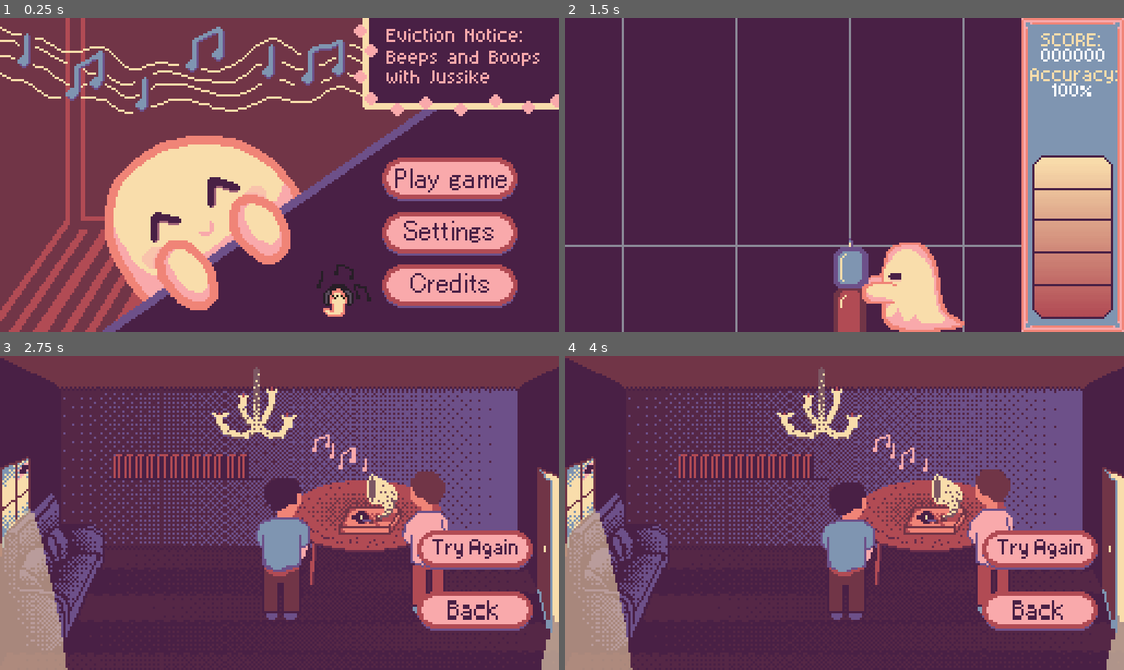
Above: before the commit, frames 1-4 (two rows, left to right).
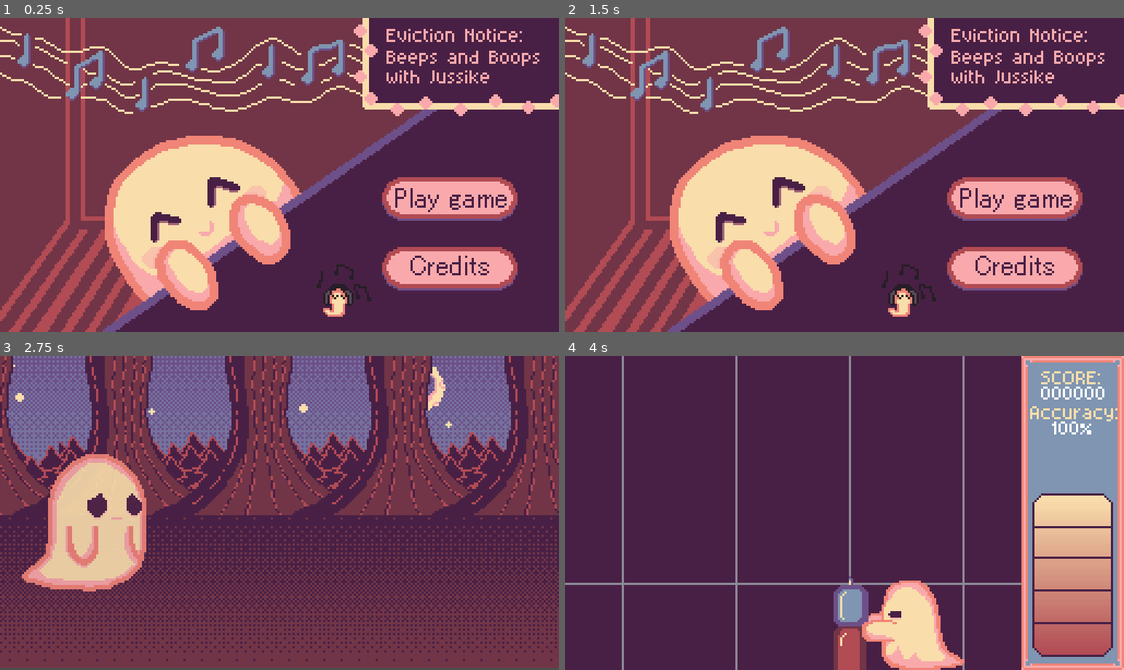
Above: after the commit, the same moments.

Repository: Arturilumae/Shapes
Game: Godot game, scene res://Scenes/MainMenu.tscn
The game is run twice, just before and just after one commit, with the same random seed, the same clock (stepped at 60 frames per second) and the same inputs. Sound files missing from this copy of the repository are replaced by a short silence.
Inputs (mouse positions are in pixels of both pictures, inside the frame that each line leads up to):
- Up to frame 1 (0.25 s): no input
- Up to frame 2 (1.5 s): click (1012, 234) at 0.52 s; click (917, 112) at 1.27 s
- Up to frame 3 (2.75 s): click (475, 550) at 2 s, where only the run before the commit has a clickable "Try Again"
- Up to frame 4 (4 s): click (1040, 550) at 2.75 s, where only the run before the commit has a clickable "Try Again"; click (917, 450) at 3.52 s

The runs differ from the first frame. In frame 1, 8.7% of the frame differs, in the area x 68-93%, y 44-93%; in frame 2, 82%, in the area x 0-100%, y 0-100%; in frame 3, 79%; in frame 4, 59%.

Commit message:
Kill settings

Diff:
--- a/shapes/Scenes/MainMenu.tscn
+++ b/shapes/Scenes/MainMenu.tscn
@@ -1,11 +1,13 @@
 [gd_scene format=3 uid="uid://cr0gkhh1mqisa"]
 
-[ext_resource type="Texture2D" uid="uid://busm5lom88pir" path="res://Art/mainScreene.png" id="1_df05h"]
 [ext_resource type="Texture2D" uid="uid://vgxqbl6fwk23" path="res://Art/buttons.png" id="2_8um5k"]
 [ext_resource type="Script" uid="uid://cdskmsw07xeq5" path="res://Scripts/playButton.gd" id="3_xim88"]
 [ext_resource type="Texture2D" uid="uid://cdb0ly7lqkwbx" path="res://Art/text.png" id="4_koqhg"]
 [ext_resource type="AudioStream" uid="uid://q8o0f0jw3qck" path="res://levels/demo/maintheme.ogg" id="6_8um5k"]
 [ext_resource type="Texture2D" uid="uid://c5h3qysj4lgre" path="res://Art/Headphones.png" id="6_xim88"]
+
+[sub_resource type="CompressedTexture2D" id="CompressedTexture2D_df05h"]
+load_path = "res://.godot/imported/mainScreene.png-db7a352d61b1efb7a693e13bfb9e1a34.ctex"
 
 [sub_resource type="AtlasTexture" id="AtlasTexture_nvly8"]
 atlas = ExtResource("2_8um5k")
@@ -23,10 +25,6 @@
 atlas = ExtResource("4_koqhg")
 region = Rect2(4, 5, 56, 15)
 
-[sub_resource type="AtlasTexture" id="AtlasTexture_57qmd"]
-atlas = ExtResource("4_koqhg")
-region = Rect2(6, 28, 47, 17)
-
 [sub_resource type="AtlasTexture" id="AtlasTexture_yf5fn"]
 atlas = ExtResource("4_koqhg")
 region = Rect2(11, 52, 42, 15)
@@ -37,14 +35,14 @@
 
 [node name="Sprite2D2" type="Sprite2D" parent="Camera2D" unique_id=2083720919]
 texture_filter = 1
-texture = ExtResource("1_df05h")
+texture = SubResource("CompressedTexture2D_df05h")
 
 [node name="Button" type="TextureButton" parent="Camera2D/Sprite2D2" unique_id=1410402240]
 texture_filter = 1
 offset_left = 47.0
-offset_top = -8.0
+offset_top = 1.0
 offset_right = 109.0
-offset_bottom = 12.0
+offset_bottom = 21.0
 texture_normal = SubResource("AtlasTexture_nvly8")
 texture_pressed = SubResource("AtlasTexture_0msvk")
 texture_hover = SubResource("AtlasTexture_nyimn")
@@ -54,27 +52,12 @@
 position = Vector2(32, 10)
 texture = SubResource("AtlasTexture_g4v7s")
 
-[node name="Button2" type="TextureButton" parent="Camera2D/Sprite2D2" unique_id=257983640]
-texture_filter = 1
-offset_left = 47.0
-offset_top = 17.0
-offset_right = 109.0
-offset_bottom = 37.0
-texture_normal = SubResource("AtlasTexture_nvly8")
-texture_pressed = SubResource("AtlasTexture_0msvk")
-texture_hover = SubResource("AtlasTexture_nyimn")
-script = ExtResource("3_xim88")
-
-[node name="Sprite2D" type="Sprite2D" parent="Camera2D/Sprite2D2/Button2" unique_id=748432323]
-position = Vector2(30, 9)
-texture = SubResource("AtlasTexture_57qmd")
-
 [node name="Button3" type="TextureButton" parent="Camera2D/Sprite2D2" unique_id=1501913137]
 texture_filter = 1
 offset_left = 47.0
-offset_top = 41.0
+offset_top = 33.0
 offset_right = 109.0
-offset_bottom = 61.0
+offset_bottom = 53.0
 texture_normal = SubResource("AtlasTexture_nvly8")
 texture_pressed = SubResource("AtlasTexture_0msvk")
 texture_hover = SubResource("AtlasTexture_nyimn")
@@ -97,6 +80,4 @@
 
 [connection signal="pressed" from="Camera2D/Sprite2D2/Button" to="Camera2D/Sprite2D2/Button" method="_on_pressed"]
 [connection signal="pressed" from="Camera2D/Sprite2D2/Button" to="Camera2D/Sprite2D2/Button" method="_on_pressed_play"]
-[connection signal="pressed" from="Camera2D/Sprite2D2/Button2" to="Camera2D/Sprite2D2/Button2" method="_on_pressed"]
-[connection signal="pressed" from="Camera2D/Sprite2D2/Button2" to="Camera2D/Sprite2D2/Button2" method="_on_pressed_settings"]
 [connection signal="pressed" from="Camera2D/Sprite2D2/Button3" to="Camera2D/Sprite2D2/Button3" method="_on_pressed_credits"]
